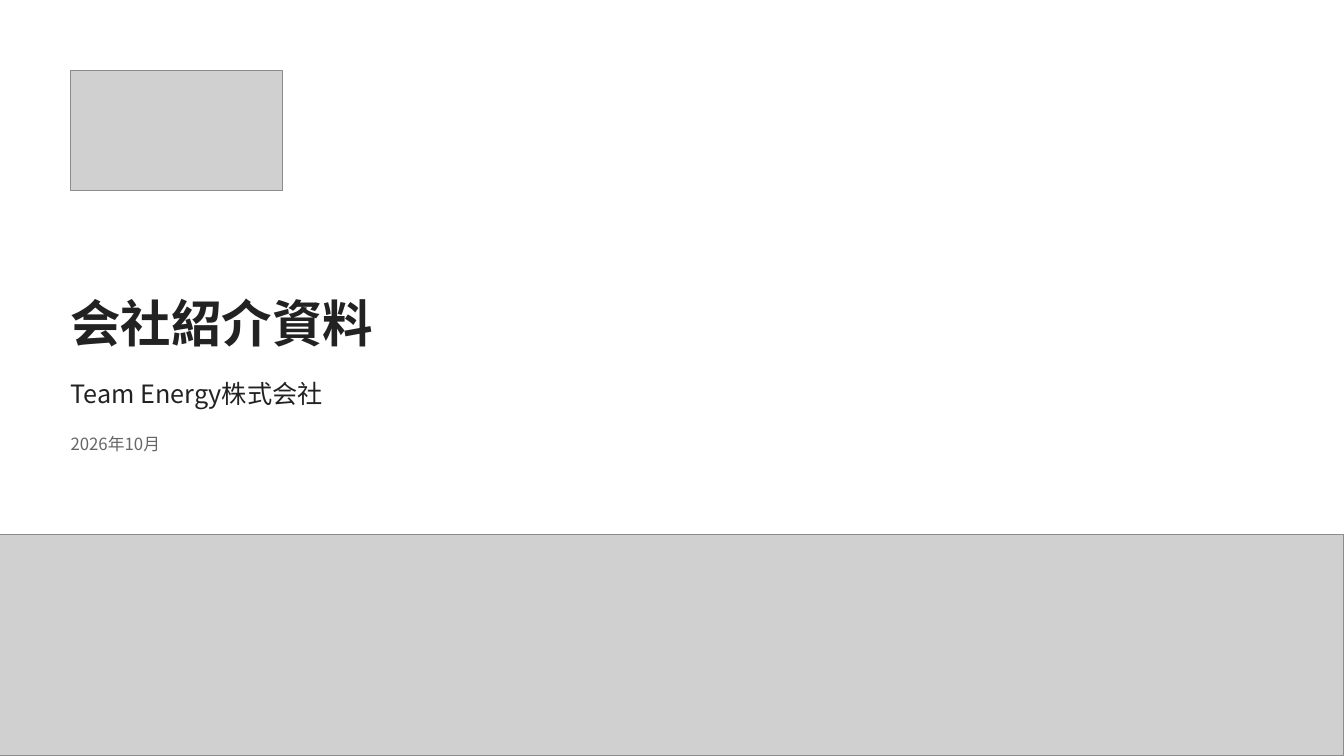
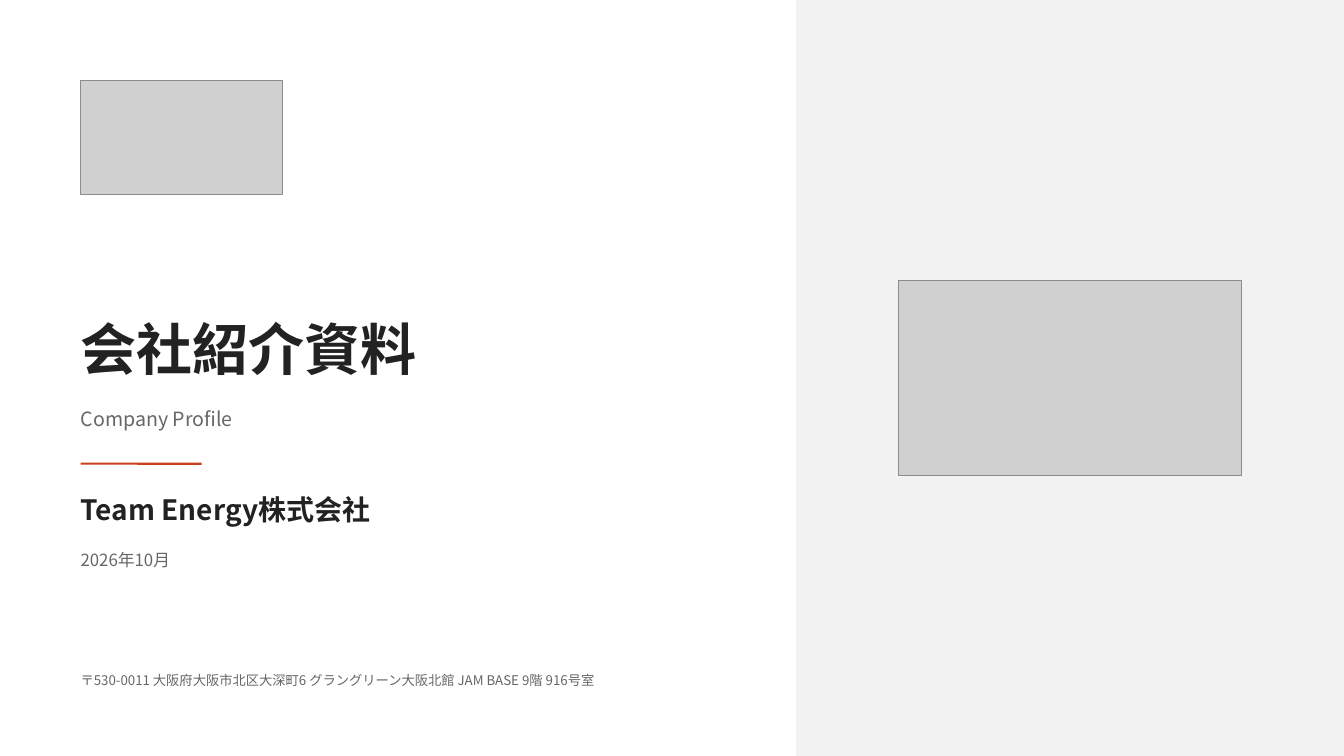
Before and after one commit to ttomoi-afk/desktop-tutorial, a slide deck: slide 1 of teamenergy/docs/TeamEnergy_会社紹介資料.pptx. Drawn at 1344x756 pixels with LibreOffice and Linux fonts; fonts in the diff are those of the drawing; grey boxes stand for pictures. Boxes give left, top, right and bottom in pixels: in the first picture for what was removed or moved away, otherwise in the second. Text is boxed around its words. In the diff, an @@ line names an element or a change of style, - is before the commit and + after.

```diff
--- a/teamenergy/docs/TeamEnergy_会社紹介資料.pptx
+++ b/teamenergy/docs/TeamEnergy_会社紹介資料.pptx
@@ rectangle added at bbox=[797, 0, 1344, 756], fill #F2F2F2, outline #F2F2F2 1 pt @@
@@ picture: place and size @@
-picture at bbox=[71, 71, 282, 191]
+picture at bbox=[81, 81, 282, 195]
@@ text "会社紹介資料": place and size @@
-text "会社紹介資料" at bbox=[71, 299, 373, 347]
+text "会社紹介資料" at bbox=[81, 322, 417, 375]
@@ text "会社紹介資料" at bbox=[81, 322, 417, 375]: size 36 to 40 pt @@
@@ picture added at bbox=[899, 281, 1242, 476] @@
@@ text added at bbox=[81, 410, 233, 431], 14 pt, text #666666 @@
+Company Profile
@@ line added from (81, 464) to (202, 464), #C8431C 1.5 pt @@
@@ text "Team Energy株式会社": place and size @@
-text "Team Energy株式会社" at bbox=[71, 381, 322, 409]
+text "Team Energy株式会社" at bbox=[81, 496, 371, 527]
@@ text "Team Energy株式会社" at bbox=[81, 496, 371, 527]: size 18 to 20 pt, bold on @@
@@ picture removed at bbox=[0, 534, 1344, 756] @@
@@ text "2026年10月": place and size @@
-text "2026年10月" at bbox=[71, 436, 161, 452]
+text "2026年10月" at bbox=[81, 552, 171, 568]
@@ text added at bbox=[81, 674, 595, 686], 9.5 pt, text #666666 @@
+〒530-0011 大阪府大阪市北区大深町6 グラングリーン大阪北館 JAM BASE 9階 916号室
```
Also in this commit, not shown: 11 other slides changed, 3 other files.
